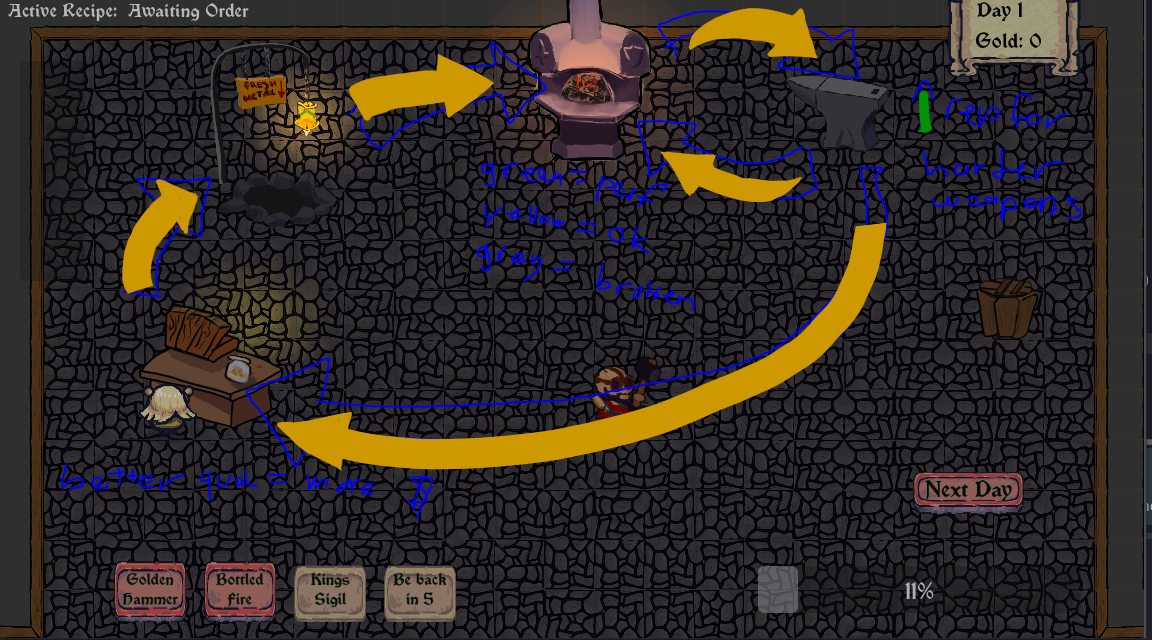
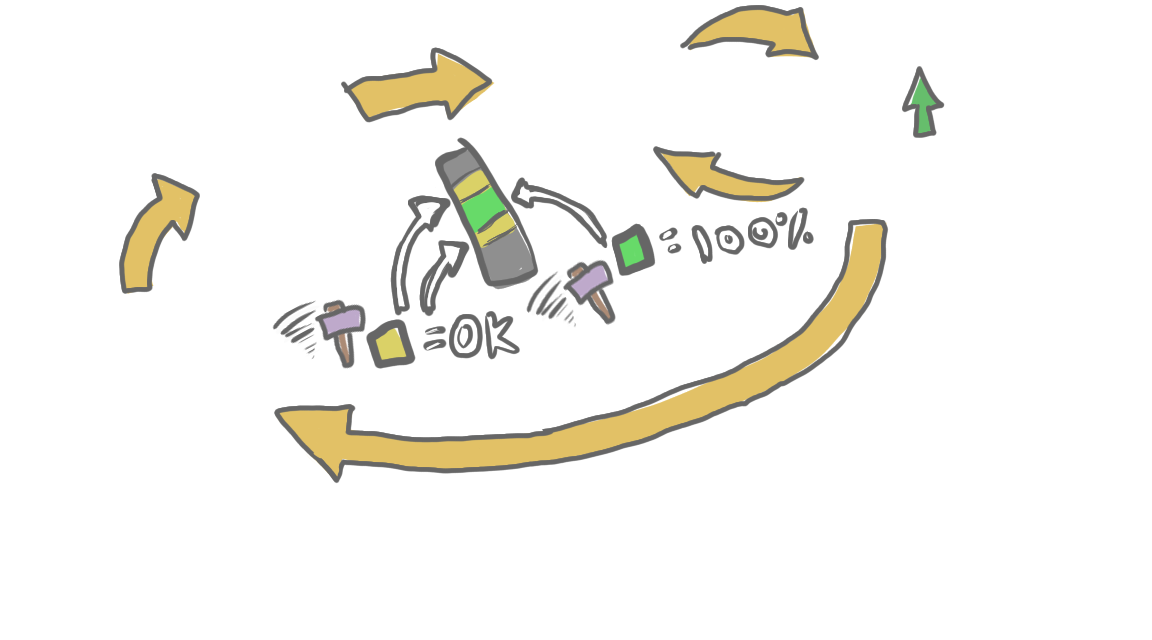
Two versions of the same layered image (1152x640). Layer-by-layer changes:
added group "Group 3" (60%) with 3 layers above "Paint Layer 2 (pasted)" over [64, 0, 960, 576]
added layer "Paint Layer 2" (1st of 2, in "Group 3") in group "Group 3" over [512, 192, 640, 384]
added layer "Paint Layer 2" (2nd of 2, in "Group 3") in group "Group 3" over [64, 0, 896, 512]
moved "Paint Layer 1" into group "Group 3", painted on it over [64, 0, 960, 576]
hid "Paint Layer 2 (pasted)" over [0, 0, 1152, 640]
